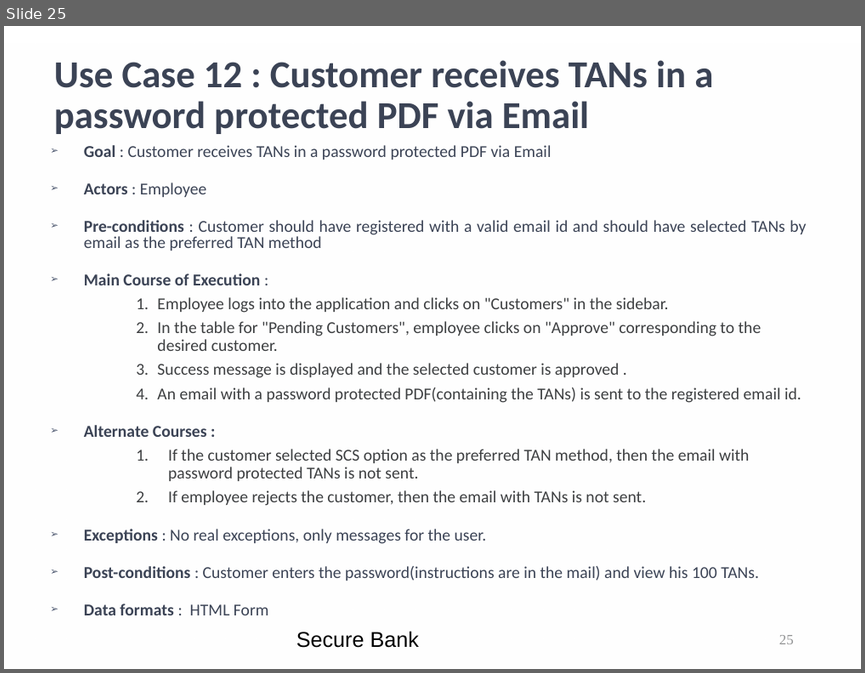
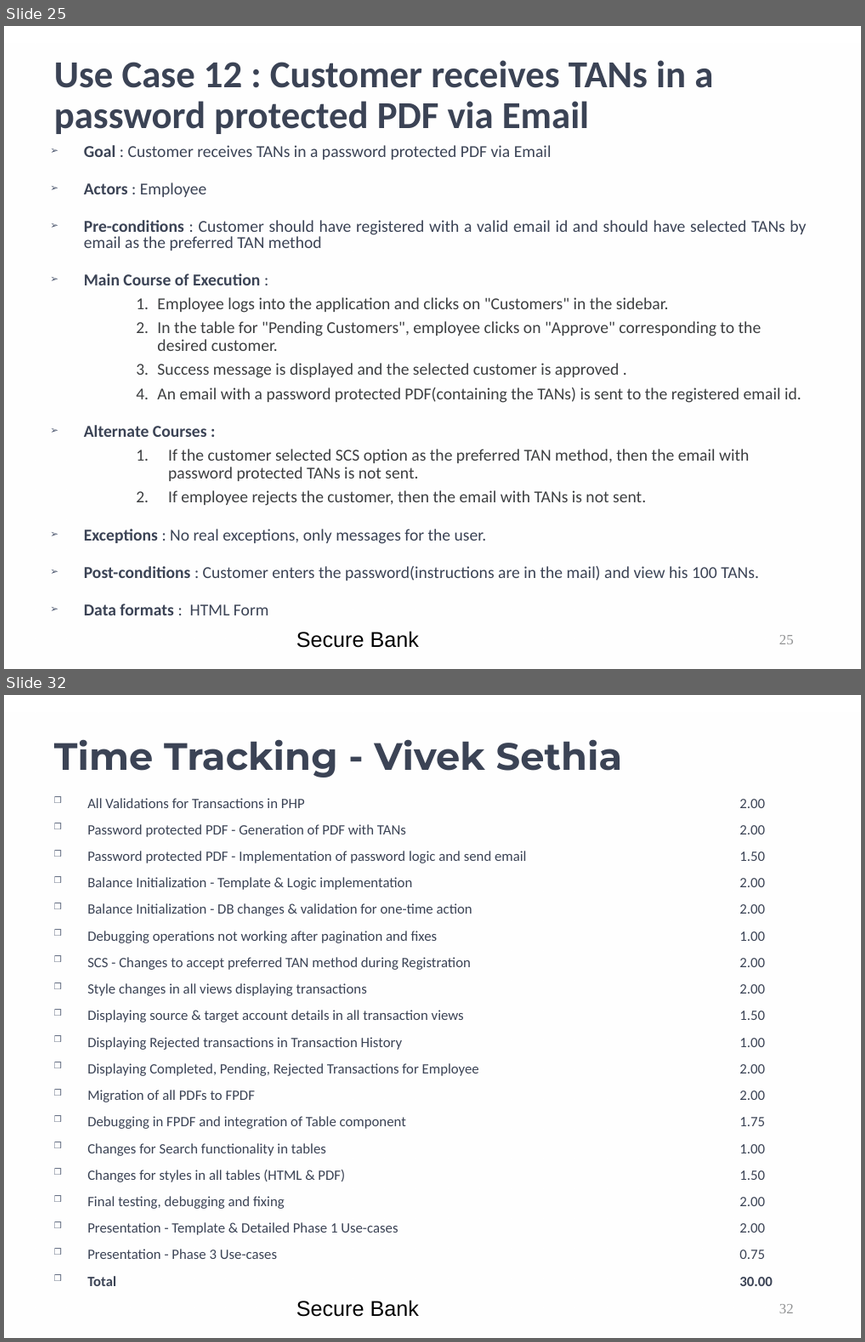
Before and after one commit to kwuerl/secure-coding-team-8, a slide deck: presentations/Phase3.ppt. Shown one above the other, each under a label of ours: slide 25 before the commit, slides 25 and 32 after it; the slides between them are not shown. The pictures are 865x673 and 865x1342 pixels, drawn with LibreOffice and Linux fonts; fonts in the diff are those of the drawing; background and template pictures are left out. Boxes give left, top, right and bottom in pixels: in the first picture for what was removed or moved away, otherwise in the second. Text is boxed around its words. In the diff, an @@ line names an element or a change of style, - is before the commit and + after.

```diff
--- a/presentations/Phase3.ppt
+++ b/presentations/Phase3.ppt
@@ slide 32 added at (x1=4, y1=695, x2=861, y2=1338), background picture (left out); not listed: 1 template element that a slide beside it also shows @@
@@ title added at (x1=54, y1=739, x2=622, y2=777), 32 pt, text #3B4355, bold @@
+Time Tracking - Vivek Sethia
@@ text added at (x1=87, y1=798, x2=772, y2=1286), 12 pt, text #3B4355 @@
+❒ All Validations for Transactions in PHP 2.00
+❒ Password protected PDF - Generation of PDF with TANs 2.00
+❒ Password protected PDF - Implementation of password logic and send email 1.50
+❒ Balance Initialization - Template & Logic implementation 2.00
+❒ Balance Initialization - DB changes & validation for one-time action 2.00
+❒ Debugging operations not working after pagination and fixes 1.00
+❒ SCS - Changes to accept preferred TAN method during Registration 2.00
+❒ Style changes in all views displaying transactions 2.00
+❒ Displaying source & target account details in all transaction views 1.50
+❒ Displaying Rejected transactions in Transaction History 1.00
+❒ Displaying Completed, Pending, Rejected Transactions for Employee 2.00
+❒ Migration of all PDFs to FPDF 2.00
+❒ Debugging in FPDF and integration of Table component 1.75
+❒ Changes for Search functionality in tables 1.00
+❒ Changes for styles in all tables (HTML & PDF) 1.50
+❒ Final testing, debugging and fixing 2.00
+❒ Presentation - Template & Detailed Phase 1 Use-cases 2.00
+❒ Presentation - Phase 3 Use-cases 0.75
+❒ Total 30.00
@@ text added at (x1=296, y1=1299, x2=419, y2=1316), 18 pt, text #000000 @@
+Secure Bank
@@ page number added at (x1=779, y1=1304, x2=794, y2=1313), 12 pt, text #919293 @@
+32
```
Also in this commit, not shown: 10 slides changed, 7 other slides added.
